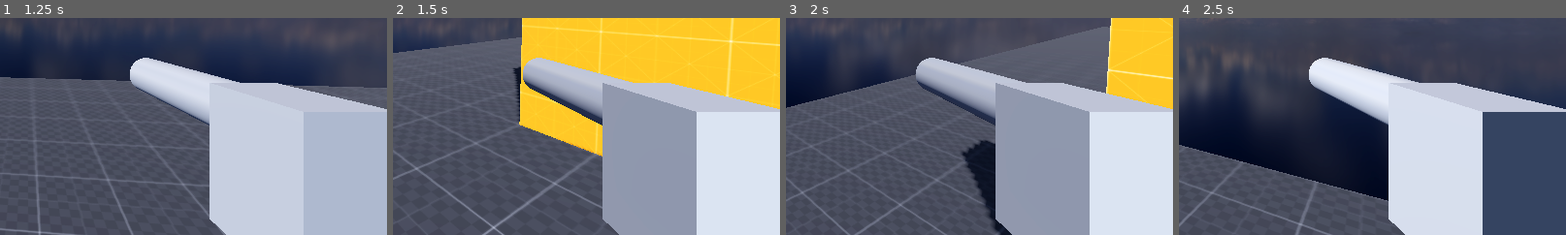
Above: before the commit, frames 1-4 (left to right).
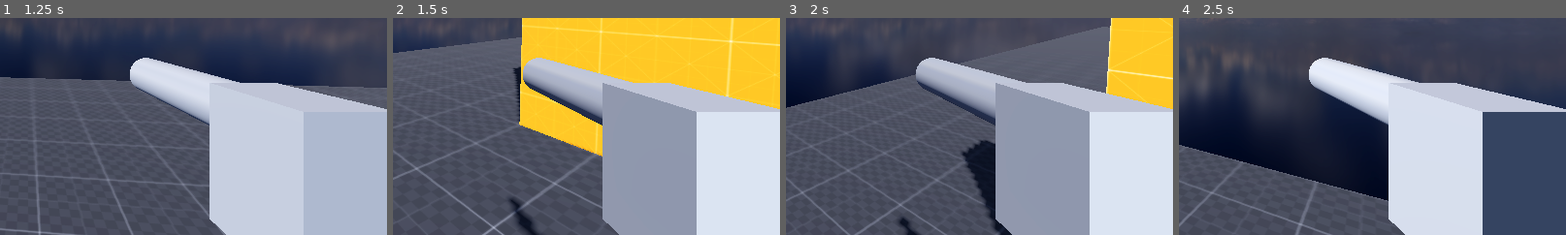
Above: after the commit, the same moments.

Repository: Inquisitor718/MadCow
Game: Godot game, scene res://scenes/main.tscn
Same seed, same stepped clock (60 frames per second), same inputs: the game is played once before the commit and once after it.
Inputs (mouse positions are % of the whole screen's width and height, from its top left):
- Up to frame 1 (1.25 s): tap Enter (ui_accept) at 0.5, 0.77 s; move the mouse to (49, 52) at 0.52 s; hold W (forward) from 0.53 s (still down); hold Ctrl (crouch) from 0.53 s (still down)
- Up to frame 2 (1.5 s): keep holding W (forward); move the mouse to (57, 51) at 1.27 s; release Ctrl (crouch) at 1.28 s; tap E (free_look) at 1.35 s
- Up to frame 3 (2 s): keep holding W (forward); tap Enter (ui_accept) at 1.52 s
- Up to frame 4 (2.5 s): keep holding W (forward); move the mouse to (42, 49) at 2.02 s; hold Shift (sprint) from 2.03 s (still down)
The pictures show only the part of the screen within x 50-100%, y 50-100%; the shares and areas given below are measured in that part.

Frame 1 is identical in both runs. In frame 2, 0.5% of the frame differs, in the area x 30-39%, y 83-100%; in frame 3, 0.2%; in frame 4, nothing differs.
Error before the commit: Cannot call method 'set_environment' on a null value. (res://scripts/Player_S.gd:72)

Commit message:
Revert "fixes"
This reverts commit 9f6656d2d132c3556d14724a69c331d3bd5d9635, reversing
changes made to f5a9a28d3c7ea360d0cce02f3e88a88039b754d0.

Diff:
--- a/madcow-decease/scenes/revolver.tscn
+++ b/madcow-decease/scenes/revolver.tscn
@@ -12,14 +12,10 @@
 
 [node name="Handle" type="MeshInstance3D" parent="Body"]
 transform = Transform3D(0.852, 0, 0, 0, 1.769, 0, 0, 0, 1.143, 0, 0.5, 0)
-layers = 2
-cast_shadow = 0
 mesh = SubResource("BoxMesh_xik2f")
 skeleton = NodePath("../..")
 
 [node name="Barrel" type="MeshInstance3D" parent="Body"]
 transform = Transform3D(0.71, 0, 0, 0, -5.27667e-08, -0.713, 0, 1.20716, -3.11662e-08, 0.0050478, 1.0104, 1.77045)
-layers = 2
-cast_shadow = 0
 mesh = SubResource("CylinderMesh_37vaw")
 skeleton = NodePath("../..")
--- a/madcow-decease/scripts/Player_S.gd
+++ b/madcow-decease/scripts/Player_S.gd
@@ -1,10 +1,5 @@
 extends CharacterBody3D
-
-
 @onready var head: Node3D = $neck/head
-@onready var main_cam: Camera3D = $neck/head/eyes/Camera3D
-@onready var gun_cam: Camera3D = $CanvasLayer/SubViewportContainer/SubViewport/GunCam
-
 
 var direction = Vector3.ZERO
 
@@ -51,11 +46,7 @@
 		health -= HP
 	else:
 		health = 0
-
 	$neck/head/eyes/Camera3D/ProgressBar.value = health
-
-	$CanvasLayer/HealthBar.value = health
-
 	if health < 0:
 		die()
 
@@ -67,20 +58,12 @@
 	Input.set_mouse_mode(Input.MOUSE_MODE_CAPTURED)
 	default_pos = head.position
 
-
-	var mainenv = main_cam.get_environment()
-	gun_cam.set_environment(mainenv)
-
-
 func _input(event):
 	if event is InputEventMouseMotion:
 		rotate_y(deg_to_rad((event.relative.x) * mouse_sens * -1))
 		head.rotate_x(deg_to_rad((event.relative.y) * mouse_sens *-1))
 		head.rotation.x = clamp(head.rotation.x, deg_to_rad(-89), deg_to_rad(89))
 
-
-func _process(delta):
-	gun_cam.global_transform = main_cam.global_transform
 
 
 func _physics_process(delta: float) -> void:
